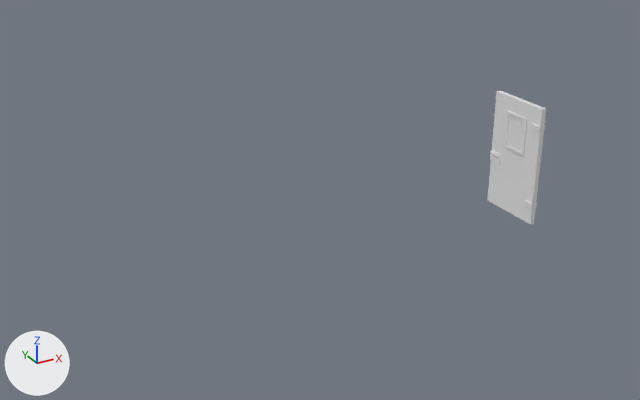
The FBX model Assets/Objects/Tiles with function/obj_door.fbx, before and after one commit.
The view is the same before and after, from a 50 mm camera at (-7.98, -8.84, 5.28) aimed at (-3.05, 0.12, 0.8). Arrows for +X, +Y and +Z are at lower left; the lights stay in place. Where no turn or scale is listed for an object, it has been applied to the vertices.

In view in the first picture: 'obj_door'.
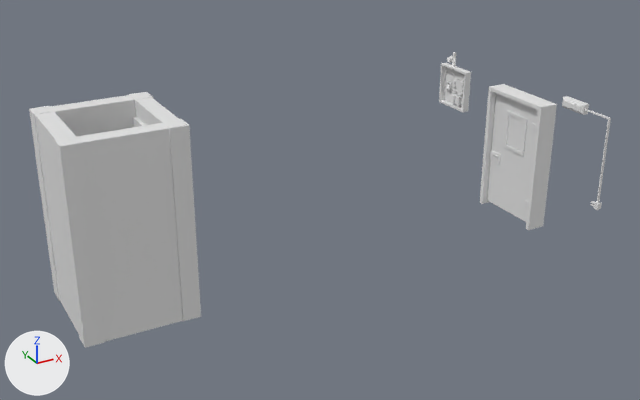
The edits, one by one:
Mesh me_cube_001 is new.
It has 104 vertices, 77 faces and spans x -0.009..0.089, y -0.624..0.191, z -1.164..0.089.
It uses material mat_mat_labor (its picture is missing).
Mesh me_plane_002 is new.
It has 24 vertices, 20 faces and spans x -0.13..0.13, y -0.54..0.54, z -0.02..1.75.
It uses material mat_mat_labor (its picture is missing).
Mesh me_plane_053 is new.
It has 396 vertices, 295 faces and spans x -0.2..-0.093, y -0.3..0.3, z 1.2..2.0.
It uses material mat_mat_labor (its picture is missing).
Mesh me_plane_088 is new.
It has 301 vertices, 226 faces and spans x -0.73..0.79, y -0.75..0.75, z -0.5..2.02.
It uses material mat_mat_labor (its picture is missing).
Object 'obj_doorLight' (ob_obj_doorlight) is new; it shows me_cube_001.
Its location is (-0.059, -1.0, 1.86).
Object 'obj_doorframe' (ob_obj_doorframe) is new; it shows me_plane_002.
Its location is (0.0, 0.0, 0.0).
Object 'obj_powerFuseBox ' (ob_obj_powerfusebox) is new; it shows me_plane_053.
Its location is (0.104, 1.42, 0.0).
Object 'obj_elevator' (ob_obj_elevator) is new; it shows me_plane_088.
Its location is (-5.4, 1.0, 0.0).

What differs and where, as boxes [x1, y1, x2, y2] in the pictures (640 x 400 px):
'obj_elevator', added: after [29, 92, 201, 348]
'obj_doorframe', added: after [480, 84, 557, 230]
'obj_powerFuseBox ', added: after [439, 52, 471, 112]
'obj_doorLight', added: after [562, 96, 611, 210]
